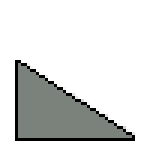
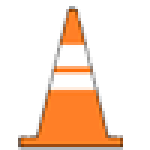
Layers edited between the first and the second w=150, h=150 image:
hid "Ramp" over [15,60,135,141]
added layer "Layer 11" above "Rectangle 10" over [18,6,123,150]
